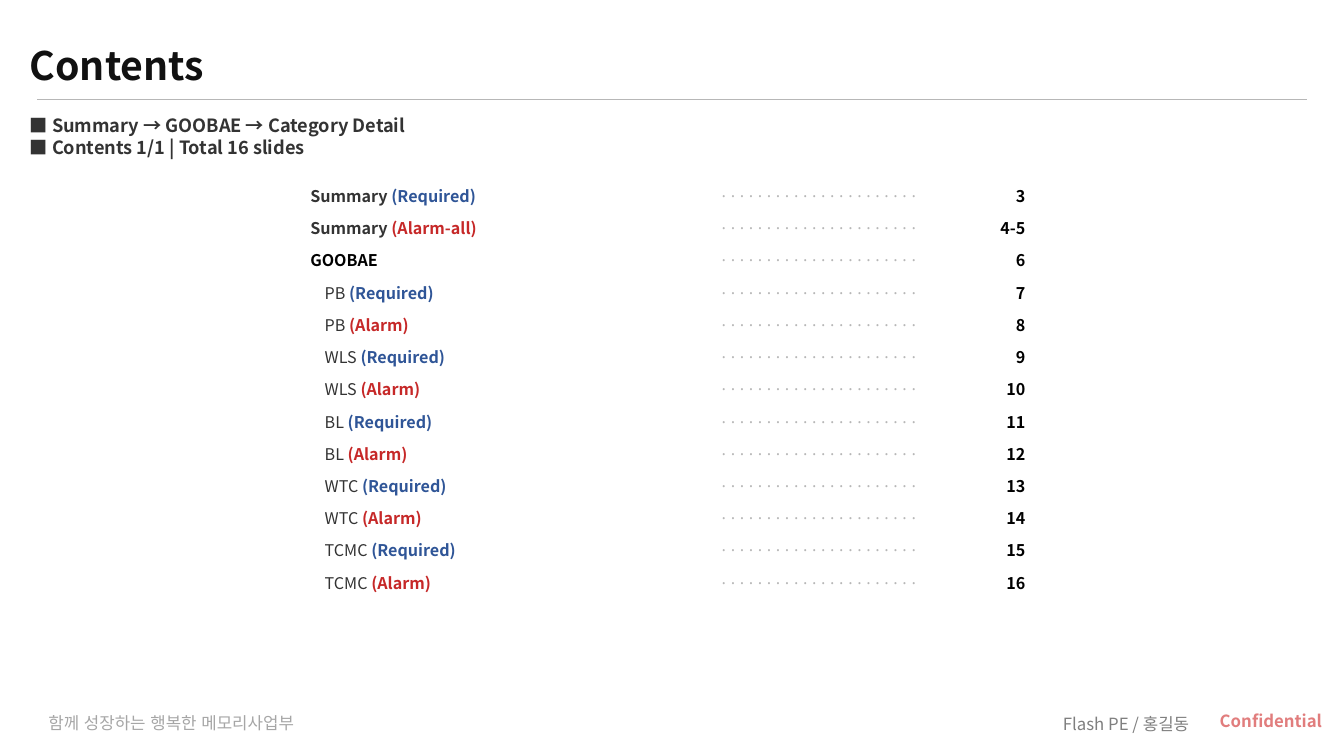
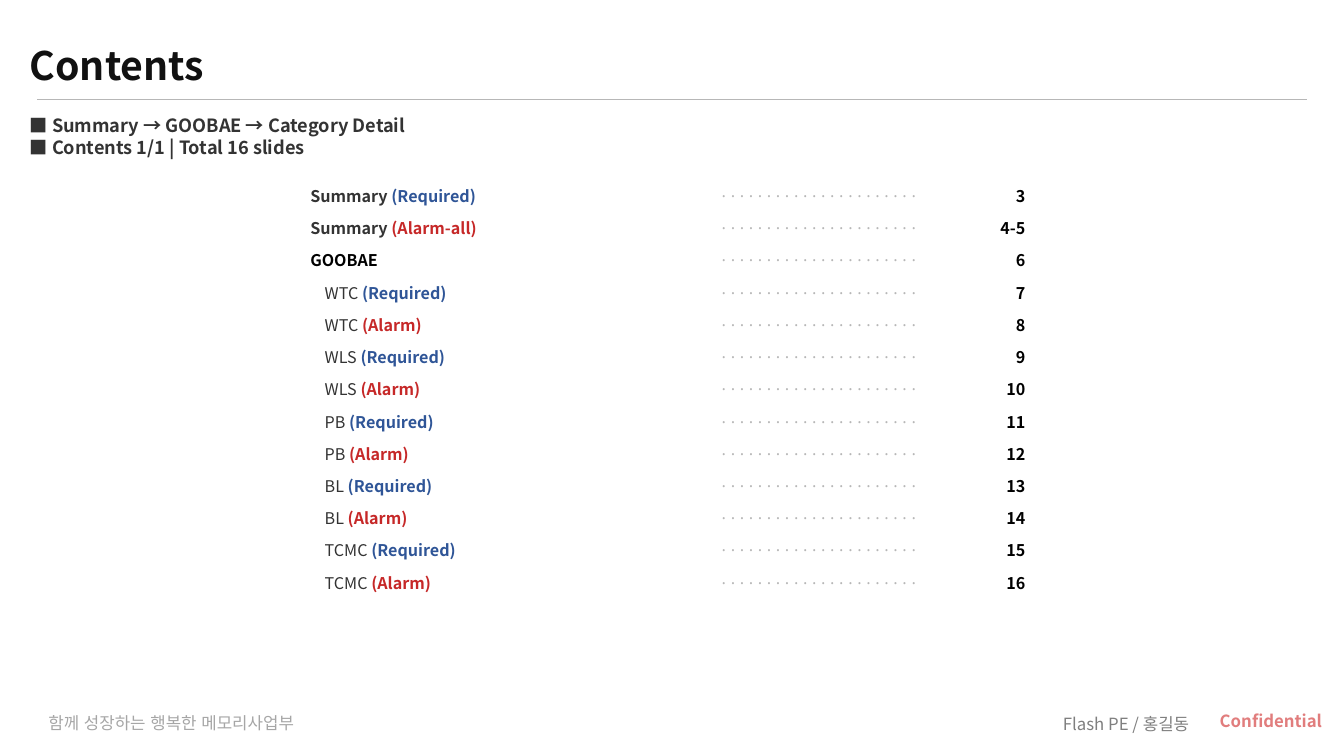
Before and after one commit to parktj4264/DRB-Code, a slide deck: slide 2 of output/sigma_summary_latest.pptx. Drawn at 1344x756 pixels with LibreOffice and Linux fonts; fonts in the diff are those of the drawing; background and template pictures are left out. Boxes give left, top, right and bottom in pixels: in the first picture for what was removed or moved away, otherwise in the second. Text is boxed around its words. In the diff, an @@ line names an element or a change of style, - is before the commit and + after.

```diff
--- a/output/sigma_summary_latest.pptx
+++ b/output/sigma_summary_latest.pptx
@@ table at [308,179,1028,689] @@
-row 4, column 1: PB (Required)
+row 4, column 1: WTC (Required)
-row 5, column 1: PB (Alarm)
+row 5, column 1: WTC (Alarm)
-row 8, column 1: BL (Required)
+row 8, column 1: PB (Required)
-row 9, column 1: BL (Alarm)
+row 9, column 1: PB (Alarm)
-row 10, column 1: WTC (Required)
+row 10, column 1: BL (Required)
-row 11, column 1: WTC (Alarm)
+row 11, column 1: BL (Alarm)
```
Also in this commit, not shown: 4 other slides changed, 20 other files.
